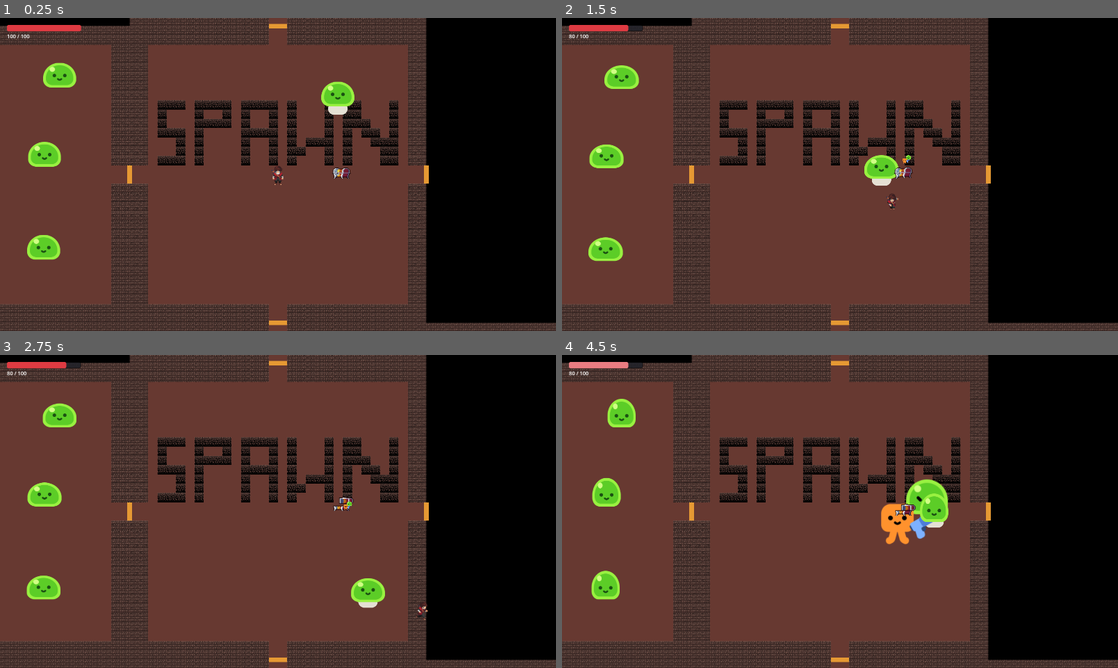
Above: before the commit, frames 1-4 (two rows, left to right).
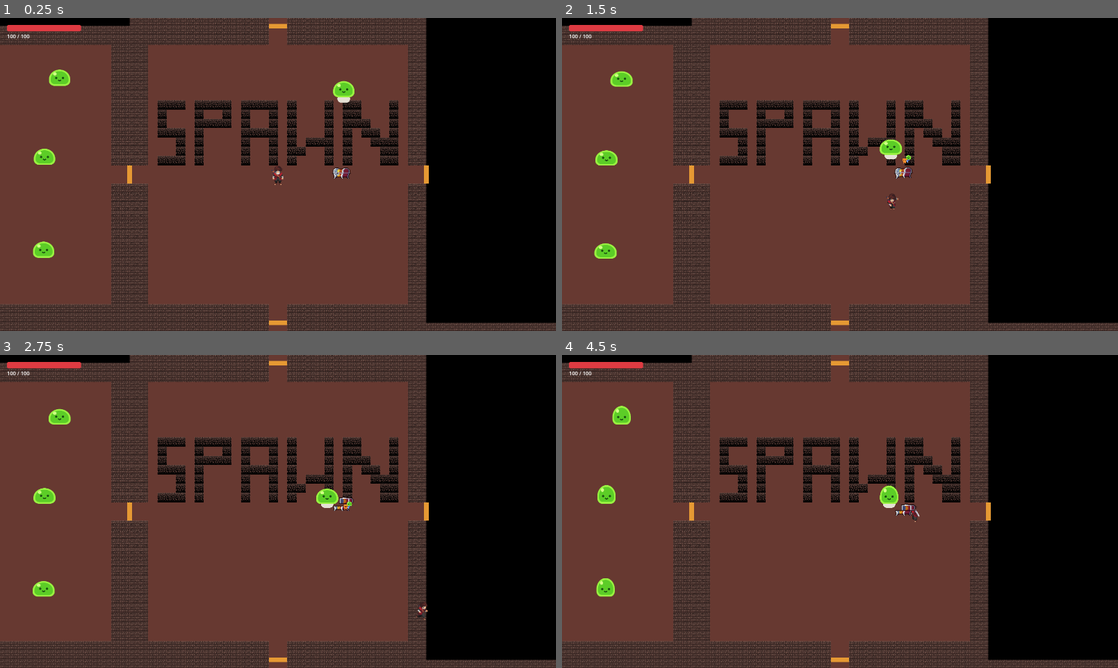
Above: after the commit, the same moments.

Repository: NoahGagnier/game
Game: Godot game, scene res://game.tscn
Same seed, same stepped clock (60 frames per second), same inputs: the game is played once before the commit and once after it.
Inputs (mouse positions are in pixels of both pictures, inside the frame that each line leads up to):
- Up to frame 1 (0.25 s): no input
- Up to frame 2 (1.5 s): move the mouse to (962, 158) at 0.52 s; press the mouse at (962, 158) at 0.53 s; hold D (move_right) 0.53-1.28 s; tap E (interact) at 1.25, 1.35 s; move the mouse to (728, 190) at 1.27 s; release the mouse at (728, 190) at 1.28 s; hold S (move_down) from 1.28 s (still down)
- Up to frame 3 (2.75 s): move the mouse to (333, 442) at 2.02 s; release S (move_down) at 2.03 s; press the mouse at (333, 442) at 2.03 s; hold D (move_right) from 2.03 s (still down)
- Up to frame 4 (4.5 s): move the mouse to (812, 574) at 2.77 s; release D (move_right) at 2.78 s; release the mouse at (812, 574) at 2.78 s; hold W (move_up) 2.78-3.53 s; tap E (interact) at 2.85, 4.35 s; click (812, 574) at 2.92 s; move the mouse to (1006, 558) at 3.52 s; press the mouse at (1006, 558) at 3.53 s; hold A (move_left) from 3.53 s (still down); move the mouse to (673, 464) at 4.27 s; release the mouse at (673, 464) at 4.28 s

The runs differ from the first frame. In frame 1, 1.4% of the frame differs, in the area x 4-64%, y 14-78%; in frame 2, 1.7%; in frame 3, 1.7%; in frame 4, 3.0%, in the area x 1-70%, y 2-79%.

Commit message:
smaller and slower slimes

Diff:
--- a/mob1.tscn
+++ b/mob1.tscn
@@ -7,6 +7,7 @@
 radius = 52.0
 
 [node name="Mob" type="CharacterBody2D" unique_id=1240957426]
+scale = Vector2(0.65, 0.65)
 collision_layer = 2
 collision_mask = 3
 platform_floor_layers = 4294967040
--- a/mob_1.gd
+++ b/mob_1.gd
@@ -1,18 +1,20 @@
 extends CharacterBody2D
 
-const MOVE_SPEED = 300.0
-const KNOCKBACK_DECAY = 1800.0
-
+@export var move_speed: float = 170.0
+## Higher = knockback bleeds off fast (short hits). Lower = they ragdoll farther.
+@export var knockback_decay: float = 900.0
+@export var max_health: float = 100.0
 ## Used only when the mob isn't a child of a Room. Keeps free-placed test mobs
 ## reasonable. <= 0 means "always aggro".
 @export var aggro_radius: float = 0.0
 
-var health = 100
+var health: float
 var knockback_velocity = Vector2.ZERO
 var player: Node2D
 var _room: Room
 
 func _ready():
+	health = max_health
 	%Slime.play_walk()
 	_refresh_player()
 	_room = _find_owning_room()
@@ -24,10 +26,10 @@
 	var chase_velocity := Vector2.ZERO
 	if is_instance_valid(player) and _player_in_aggro():
 		var direction := global_position.direction_to(player.global_position)
-		chase_velocity = direction * MOVE_SPEED
+		chase_velocity = direction * move_speed
 
 	velocity = chase_velocity + knockback_velocity
-	knockback_velocity = knockback_velocity.move_toward(Vector2.ZERO, KNOCKBACK_DECAY * delta)
+	knockback_velocity = knockback_velocity.move_toward(Vector2.ZERO, knockback_decay * delta)
 	move_and_slide()
 
 func take_damage(hit_direction: Vector2 = Vector2.ZERO, force: float = 500.0):
